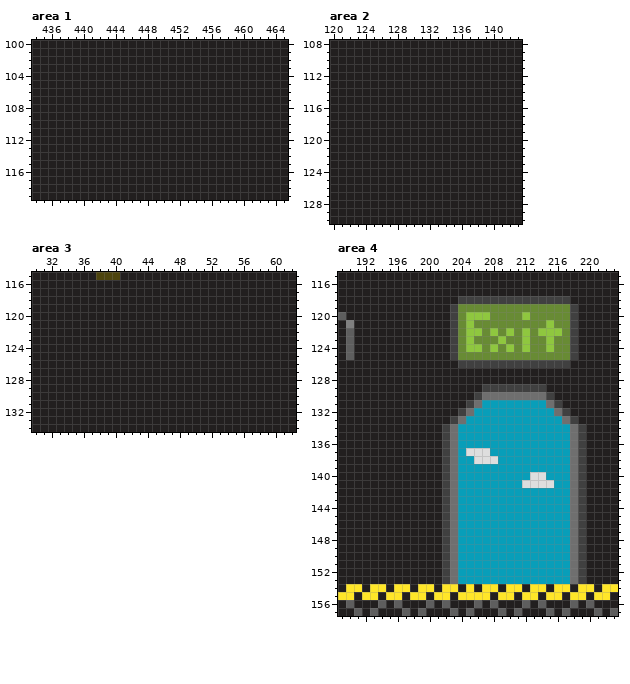
Pixel-art file: ladderzat-game/src/assets/images/world.aseprite. The picture above is the old version.
510x286 pixels, 1 frame. Colours within 5 levels of each other are drawn and written as one. Shown: area 1: x 434..465, y 100..119; area 2: x 120..143, y 108..130; area 3: x 30..62, y 115..134; area 4: x 189..223, y 115..157. The commit also changed other parts of the picture, which this record leaves out.
Now the later version:
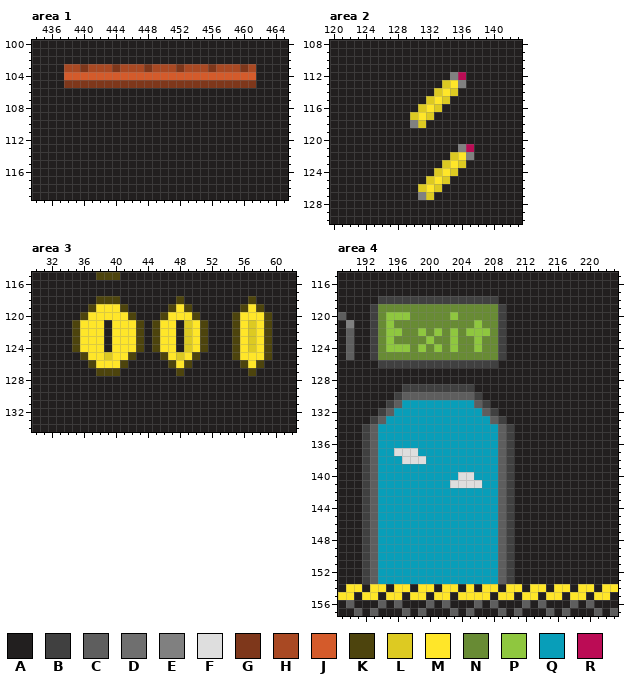
Palette (. is transparent): A #221f1f  B #404040  C #5e5e5e  D #6f6f6f  E #808080  F #dedede  G #7e371b  H #a94923  J #d45b2b  K #4d440d  L #ddca22  M #ffe629  N #688b34  P #8fc73f  Q #089eb9  R #bb0c55
Difference:
Changed rows in their new state; - is an unchanged pixel.
Area 1, layer "Designs/Rai multi":
first column x 438:
103 HHGHHHGHHHGHHHGHHHGHHHGH
104 JJJJJJJJJJJJJJJJJJJJJJJJ
105 GGGGGGGGGGGGGGGGGGGGGGGG
Area 2, layer "Pen":
first column x 130:
112 -----ER-
113 ----LME-
114 ---LML--
115 --LML---
116 -LML----
117 LML-----
118 EL------
121 ------ER
122 -----LME
123 ----LML-
124 ---LML--
125 --LML---
126 -LML----
127 -EL-----
Area 3, layer "Pen":
first column x 35:
118 ---KKK-------K--------K--
119 --KMMMK-----KMK------KMK-
120 -KMMMMMK---KMMMK----KMMMK
121 KMMM-MMMK-KMM-LMK---KMLMK
122 KMMM-MMMK-KMM-LMK---KMLMK
123 KMMM-MMMK-KMM-LMK---KMLMK
124 KMMM-MMMK-KMM-LMK---KMLMK
125 -KMMLMMK---KMLMK----KMMMK
126 --KMMMK-----KMK------KMK-
127 ---KKK-------K--------K--
Area 4, layer "Exit":
first column x 192:
118 --BBBBBBBBBB-----AAAAAAAAA--
119 -BNNNNNNNNNN-----BAAAAAAAAA-
120 -BNPPPNNNNNP-NNN-BAAAAAAAAA-
121 -BNPNNNNNNNN-NP--BAAAAAAAAA-
122 -BNPPNNPNPNP---PNBAAAAAAAAA-
123 -BNPNNNNPNNP-NP--BAAAAAAAAA-
124 -BNPPPNPNPNP-N--NBAAAAAAAAA-
125 -BNNNNNNNNNN-----BAAAAAAAAA-
126 --BBBBBBBBBB-----AAAAAAAAA--
129 -----BBBBBBBBB-AAAAAAAA-----
130 ----BCCCCCCCCC-AAAAAAAAA----
131 ---BCQQQQQQQQQCBAAAAAAAAA---
132 --BCQQQQQQQQQQ-CBAAAAAAAAA--
133 -BCQQQQQQQQQQ---CBAAAAAAAAA-
134 BCQQQQQQQQQQ-----CBAAAAAAAAA
135 BCQQQQQQQQQQ-----CBAAAAAAAAA
136 BCQQQQQQQQQQ-----CBAAAAAAAAA
137 BCQQFFFQQQQQ-QQQ-CBAAAAAAAAA
138 BCQQQFFFQQQQ--QQQCBAAAAAAAAA
139 BCQQQQQQQQQQ-----CBAAAAAAAAA
140 BCQQQQQQQQQQFF---CBAAAAAAAAA
141 BCQQQQQQQQQFFFF--CBAAAAAAAAA
142 BCQQQQQQQQQQ-----CBAAAAAAAAA
143 BCQQQQQQQQQQ-----CBAAAAAAAAA
144 BCQQQQQQQQQQ-----CBAAAAAAAAA
145 BCQQQQQQQQQQ-----CBAAAAAAAAA
146 BCQQQQQQQQQQ-----CBAAAAAAAAA
147 BCQQQQQQQQQQ-----CBAAAAAAAAA
148 BCQQQQQQQQQQ-----CBAAAAAAAAA
149 BCQQQQQQQQQQ-----CBAAAAAAAAA
150 BCQQQQQQQQQQ-----CBAAAAAAAAA
151 BCQQQQQQQQQQ-----CBAAAAAAAAA
152 BCQQQQQQQQQQ-----CBAAAAAAAAA
153 BCQQQQQQQQQQ-----CBAAAAAAAAA
Pixel boxes of the changes (left, top, right, bottom) in both pictures:
changed: (64, 64, 256, 88)
changed: (410, 72, 474, 200)
changed: (72, 296, 272, 376)
changed: (362, 296, 586, 584)
